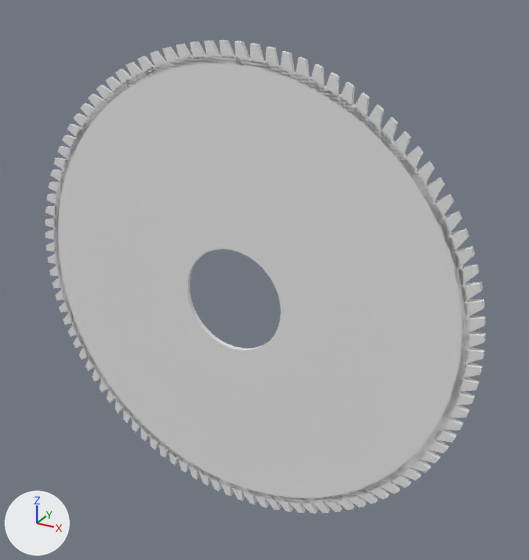
The FBX model KeyMaster/Assets/saw.fbx as it was, and as the next commit left it.
Both versions are drawn from a 50 mm lens placed at (0.738, -1.205, 0.665), pointed at (0.049, 0.046, 0.039). Arrows for +X, +Y and +Z are at lower left; the lights stay in place. Where no turn or scale is listed for an object, it has been applied to the vertices. Vertices at the same position are counted once.

The scene before the commit, as lines of its bpy script (objects in view):
```python
me_mesh = bpy.data.meshes.new('Mesh')
me_mesh.from_pydata(...)  # 944 vertices, 744 faces; spans x -0.525..0.525, y -0.005..0.005, z -0.525..0.525
ob_cloner_1 = bpy.data.objects.new('Cloner_1', me_mesh)
ob_cloner_1.location = (0.0, 0.0, 0.0)
```
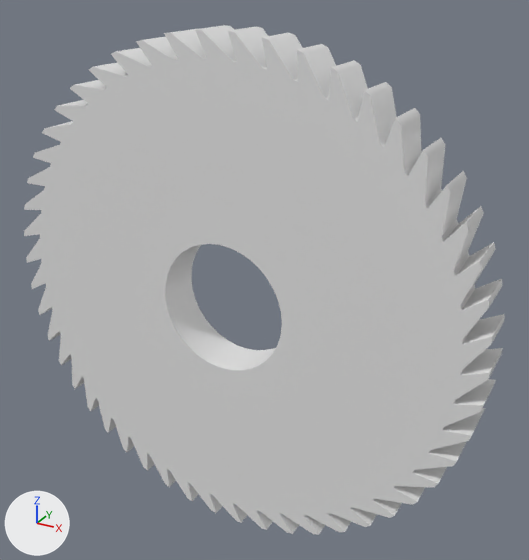
What differs and where, as boxes [x1, y1, x2, y2] in the pictures (529 x 560 px):
'Cloner_1', reshaped (9% wider, 8% taller): before [45, 40, 486, 513]; after [24, 25, 505, 535]
part 1 of me_mesh, rebuilt: before [53, 55, 471, 503]; after [40, 58, 475, 515]
part 2 of me_mesh, deleted: before [45, 40, 486, 513]
part 3 of me_mesh, added: after [24, 25, 505, 535]

What the commit changed:
me_mesh is used by ob_cloner_1; location (0.0, 0.0, 0.0).
me_mesh had 944 vertices, 744 faces and spanned x -0.525..0.525, y -0.005..0.005, z -0.525..0.525.
me_mesh now has 544 vertices, 444 faces and spans x -0.549..0.549, y -0.05..0.05, z -0.548..0.548.
me_mesh part 1: the loose piece of 144 vertices spanning x -0.5..0.5, y -0.005..0.005, z -0.5..0.5 is rebuilt with 144 vertices and now spans x -0.5..0.5, y -0.05..0.05, z -0.5..0.5.
me_mesh part 2: 100 loose pieces with 800 vertices, spanning x -0.525..0.525, y -0.005..0.005, z -0.525..0.525, are deleted.
me_mesh part 3: 400 vertices added at x -0.549..0.549, y -0.05..0.05, z -0.548..0.548.
